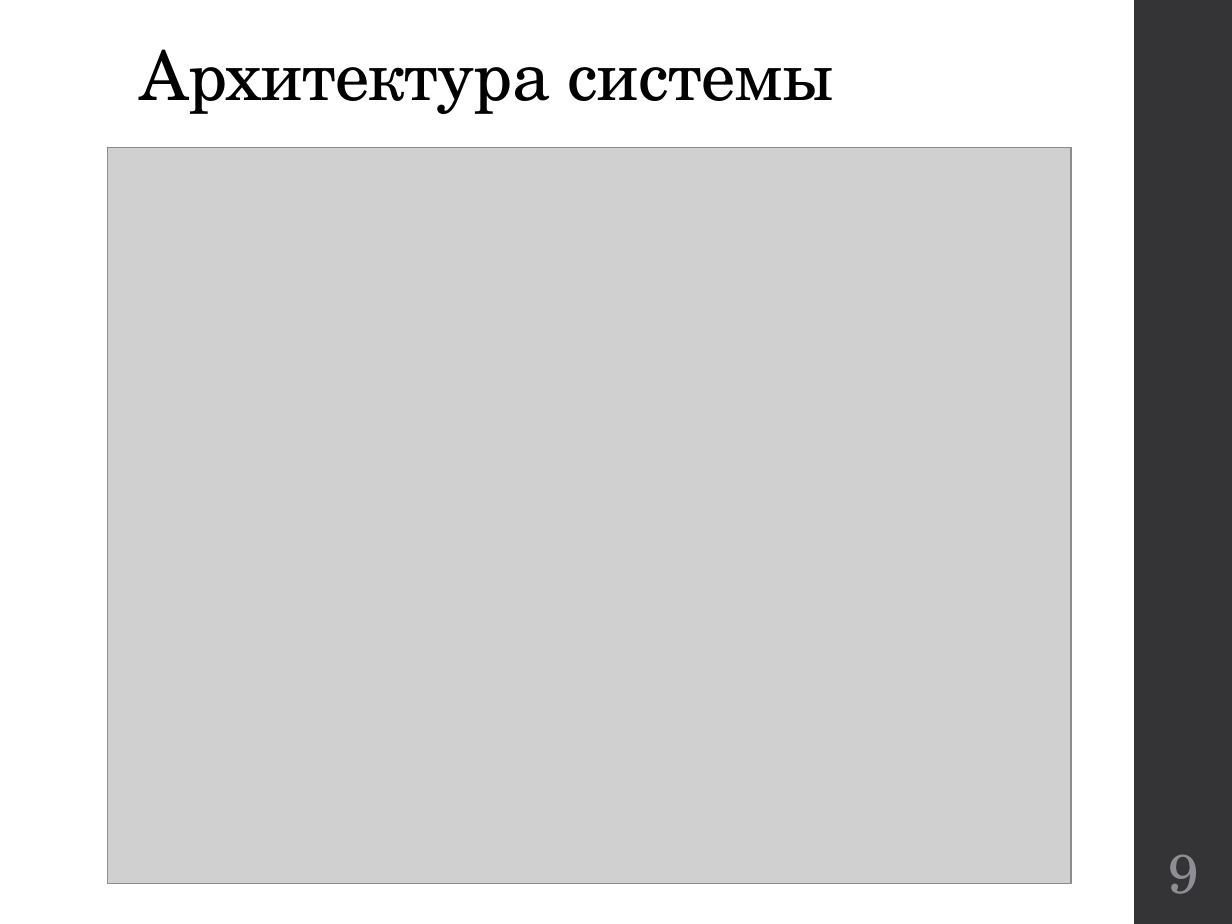
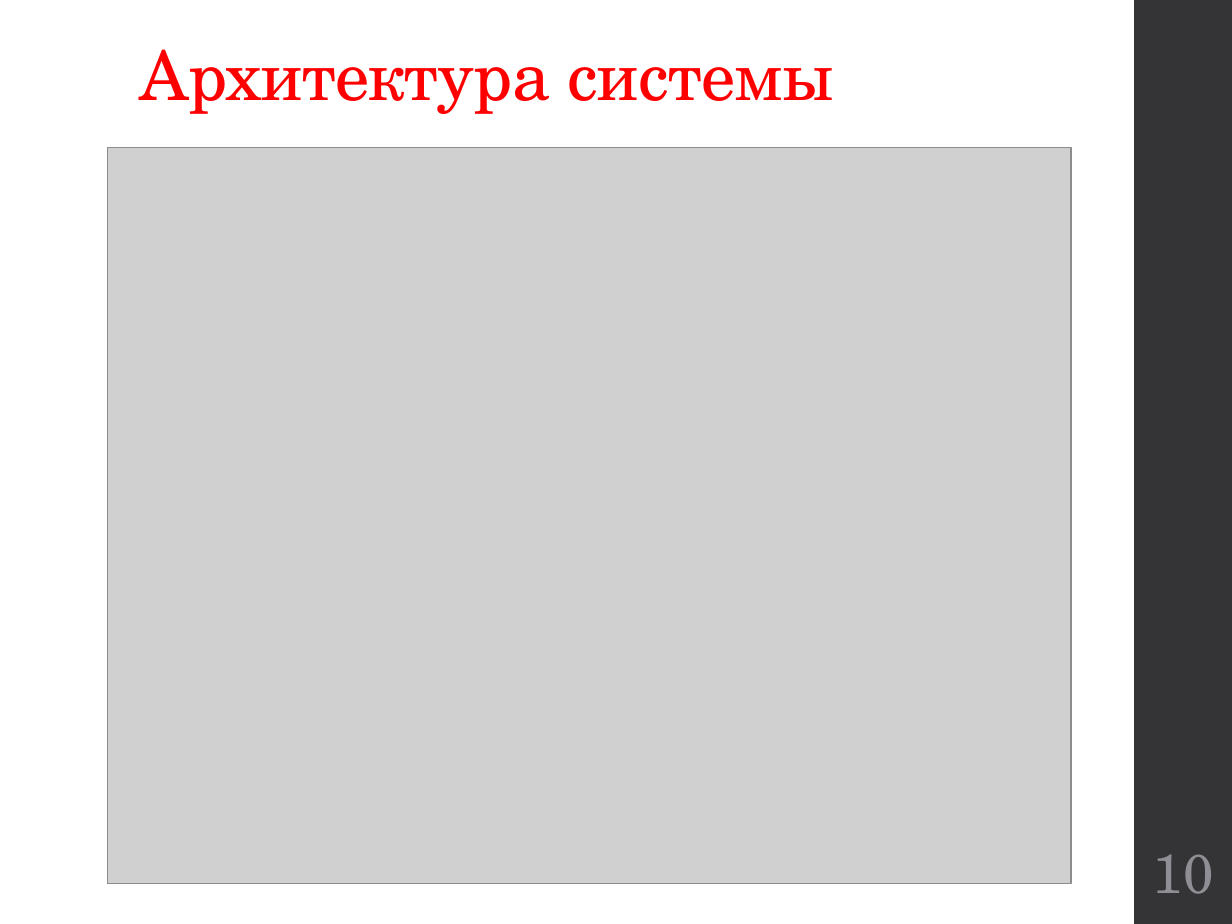
Before and after one commit to kwadraterry/diploma, a slide deck: slide 10 of Отчет/Доклад Неповинных.pptx (slide 9 before the commit). Drawn at 1232x924 pixels with LibreOffice and Linux fonts; fonts in the diff are those of the drawing; grey boxes stand for pictures. Boxes give left, top, right and bottom in pixels: in the first picture for what was removed or moved away, otherwise in the second. Text is boxed around its words. In the diff, an @@ line names an element or a change of style, - is before the commit and + after.

```diff
--- a/Отчет/Доклад Неповинных.pptx
+++ b/Отчет/Доклад Неповинных.pptx
@@ title "Архитектура системы" at (140, 49, 834, 114): text colour #000000 to #FF0000 @@
@@ page number at (1153, 854, 1214, 894): text changed @@
-9
+10
```
Also in this commit, not shown: 4 other slides changed, 2 slides added.
